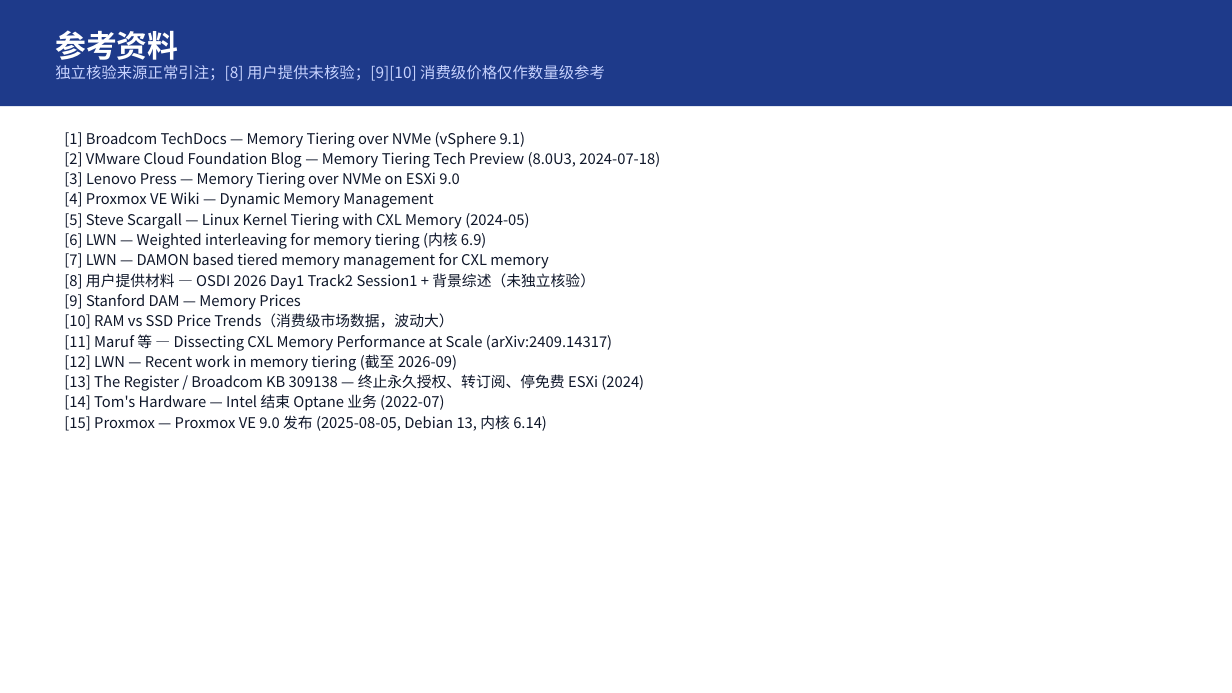
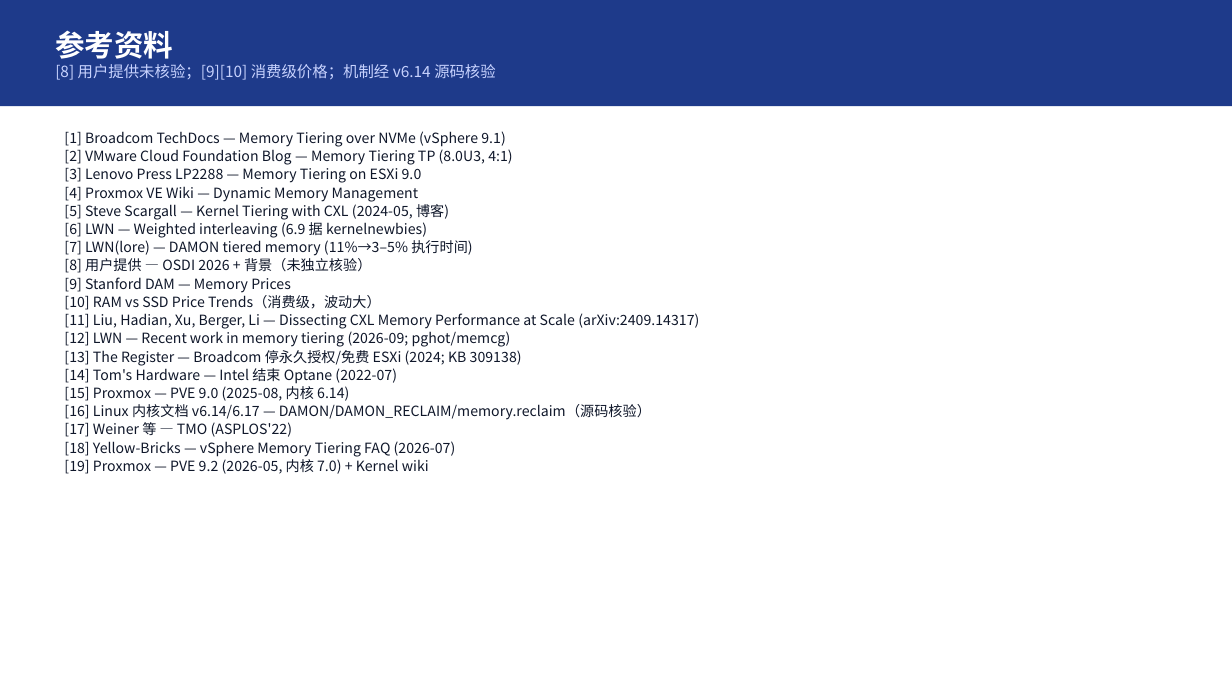
Before and after one commit to turtacn/storm, a slide deck: slide 15 of docs/harness-sop/examples/memory-tiring-p2v/mt-v1.pptx. Drawn at 1232x693 pixels with LibreOffice and Linux fonts; fonts in the diff are those of the drawing. Boxes give left, top, right and bottom in pixels: in the first picture for what was removed or moved away, otherwise in the second. Text is boxed around its words. In the diff, an @@ line names an element or a change of style, - is before the commit and + after.

```diff
--- a/docs/harness-sop/examples/memory-tiring-p2v/mt-v1.pptx
+++ b/docs/harness-sop/examples/memory-tiring-p2v/mt-v1.pptx
@@ text at box(55, 30, 173, 59): size 24 to 23 pt in "参考资料" @@
@@ text at box(55, 64, 496, 80): text changed @@
-独立核验来源正常引注；[8] 用户提供未核验；[9][10] 消费级价格仅作数量级参考
+[8] 用户提供未核验；[9][10] 消费级价格；机制经 v6.14 源码核验
@@ text at box(64, 149, 512, 183): text changed; size 11.5 to 11 pt @@
-[2] VMware Cloud Foundation Blog — Memory Tiering Tech Preview (8.0U3, 2024-07-18)
-[3] Lenovo Press — Memory Tiering over NVMe on ESXi 9.0
+[2] VMware Cloud Foundation Blog — Memory Tiering TP (8.0U3, 4:1)
+[3] Lenovo Press LP2288 — Memory Tiering on ESXi 9.0
@@ text at box(64, 131, 506, 293): size 11.5 to 11 pt in "[1] Broadcom TechDocs — Memory Tiering over ...", "[4] Proxmox VE Wiki — Dynamic Memory ...", "[9] Stanford DAM — Memory Prices"; less space between paragraphs @@
@@ text at box(64, 204, 472, 273): text changed; size 11.5 to 11 pt @@
-[5] Steve Scargall — Linux Kernel Tiering with CXL Memory (2024-05)
-[6] LWN — Weighted interleaving for memory tiering (内核 6.9)
-[7] LWN — DAMON based tiered memory management for CXL memory
-[8] 用户提供材料 — OSDI 2026 Day1 Track2 Session1 + 背景综述（未独立核验）
+[5] Steve Scargall — Kernel Tiering with CXL (2024-05, 博客)
+[6] LWN — Weighted interleaving (6.9 据 kernelnewbies)
+[7] LWN(lore) — DAMON tiered memory (11%→3–5% 执行时间)
+[8] 用户提供 — OSDI 2026 + 背景（未独立核验）
@@ text at box(64, 295, 699, 474): text changed; size 11.5 to 11 pt @@
-[10] RAM vs SSD Price Trends（消费级市场数据，波动大）
-[11] Maruf 等 — Dissecting CXL Memory Performance at Scale (arXiv:2409.14317)
-[12] LWN — Recent work in memory tiering (截至 2026-09)
-[13] The Register / Broadcom KB 309138 — 终止永久授权、转订阅、停免费 ESXi (2024)
-[14] Tom's Hardware — Intel 结束 Optane 业务 (2022-07)
-[15] Proxmox — Proxmox VE 9.0 发布 (2025-08-05, Debian 13, 内核 6.14)
+[10] RAM vs SSD Price Trends（消费级，波动大）
+[11] Liu, Hadian, Xu, Berger, Li — Dissecting CXL Memory Performance at Scale (arXiv:2409.14317)
+[12] LWN — Recent work in memory tiering (2026-09; pghot/memcg)
+[13] The Register — Broadcom 停永久授权/免费 ESXi (2024; KB 309138)
+[14] Tom's Hardware — Intel 结束 Optane (2022-07)
+[15] Proxmox — PVE 9.0 (2025-08, 内核 6.14)
+[16] Linux 内核文档 v6.14/6.17 — DAMON/DAMON_RECLAIM/memory.reclaim（源码核验）
+[17] Weiner 等 — TMO (ASPLOS'22)
+[18] Yellow-Bricks — vSphere Memory Tiering FAQ (2026-07)
+[19] Proxmox — PVE 9.2 (2026-05, 内核 7.0) + Kernel wiki
```
Also in this commit, not shown: 15 other slides changed, 10 other files.
